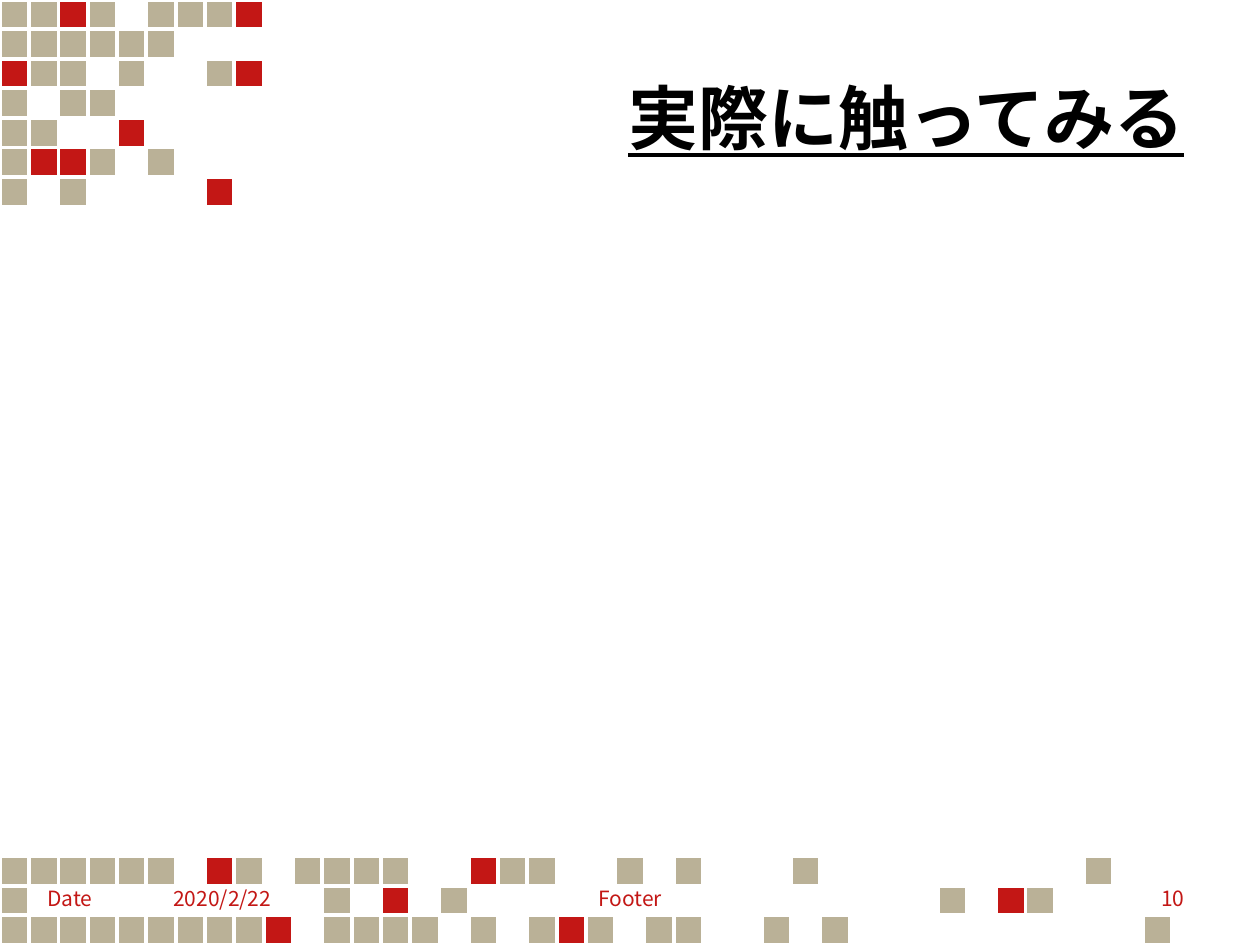
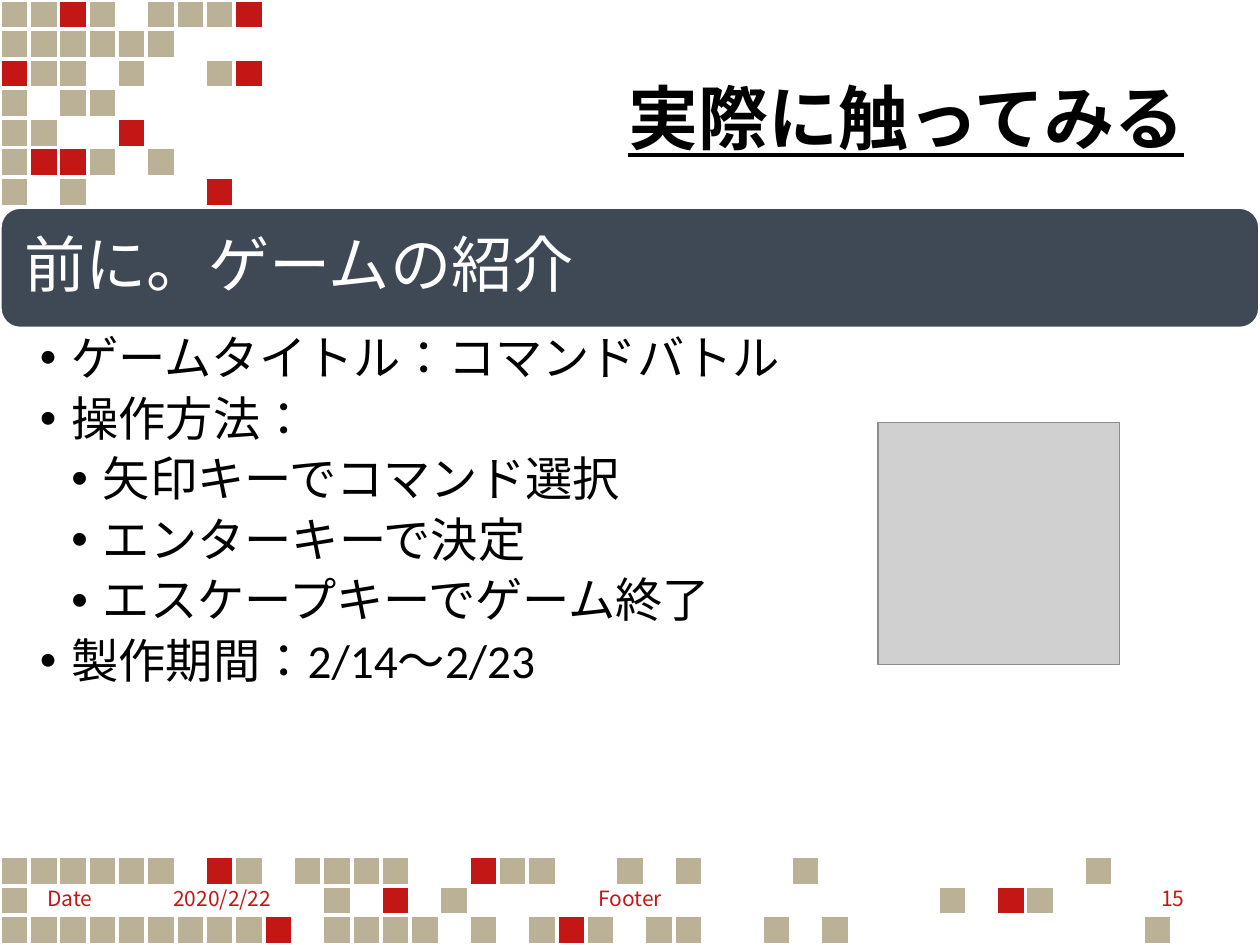
Before and after one commit to KoreanGinseng/StepUpFestival, a slide deck: slide 15 of ステフェスゲームPG.pptx (slide 10 before the commit). Drawn at 1260x945 pixels with LibreOffice and Linux fonts; fonts in the diff are those of the drawing; grey boxes stand for pictures. Boxes give left, top, right and bottom in pixels: in the first picture for what was removed or moved away, otherwise in the second. Text is boxed around its words. In the diff, an @@ line names an element or a change of style, - is before the commit and + after.

```diff
--- a/ステフェスゲームPG.pptx
+++ b/ステフェスゲームPG.pptx
@@ rounded rectangle added at bbox=[0, 207, 1260, 328], fill #3F4855, outline #FFFFFF 2 pt @@
@@ text added at bbox=[24, 235, 574, 292], 35 pt, text #FFFFFF @@
+前に。ゲームの紹介
@@ text added at bbox=[71, 336, 780, 682], 27 pt, text #000000 @@
+  •• ゲームタイトル：コマンドバトル
+  •• 操作方法：
+    •• 矢印キーでコマンド選択
+    •• エンターキーで決定
+    •• エスケープキーでゲーム終了
+  •• 製作期間：2/14～2/23
@@ picture added at bbox=[878, 423, 1120, 665] @@
@@ page number at bbox=[1161, 890, 1184, 907]: text changed @@
-10
+15
```
Also in this commit, not shown: 6 slides added, 2 slides removed, 18 other files.
